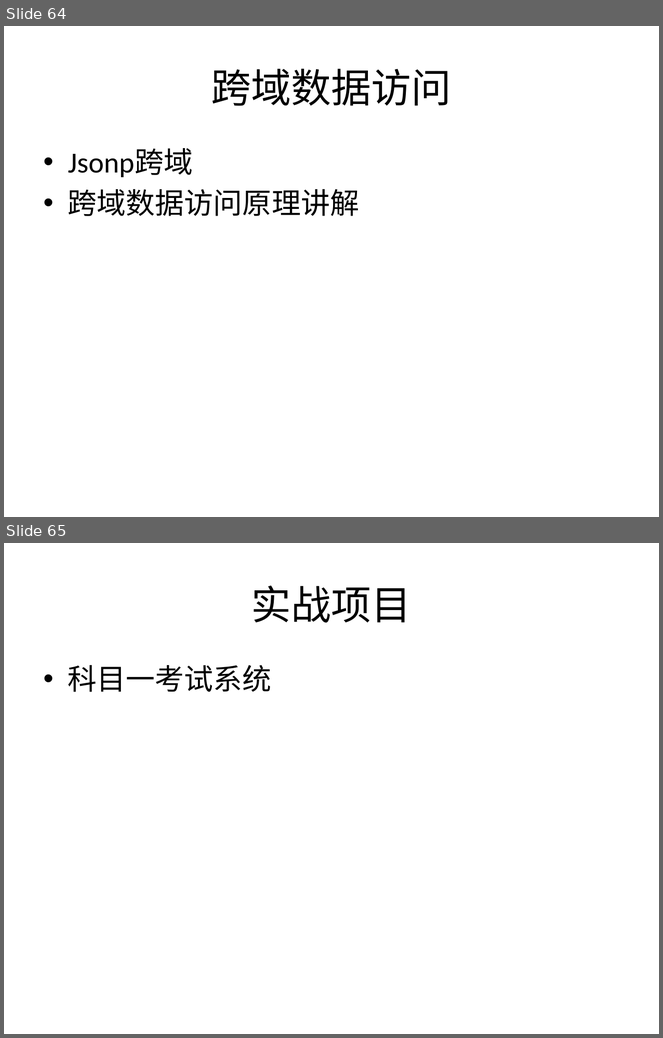
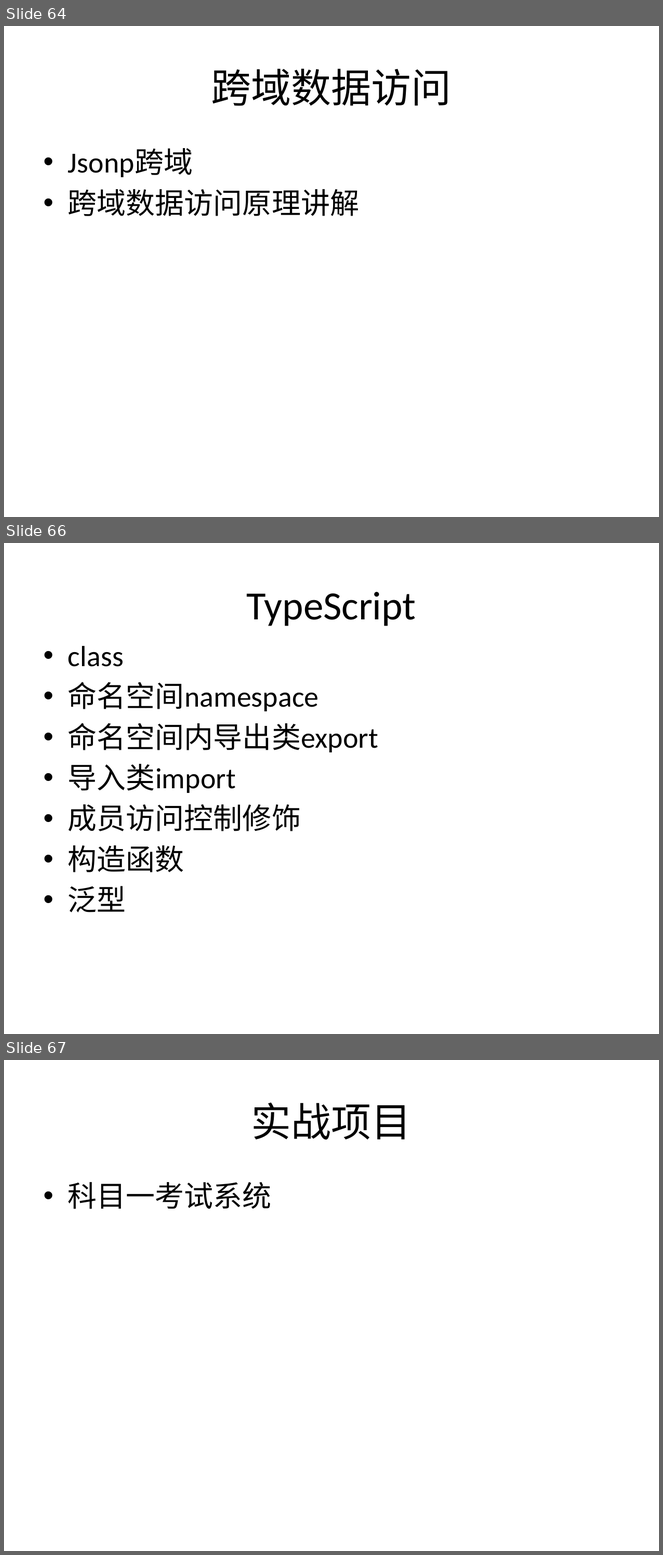
Before and after one commit to plter/HTML5Course20160612, a slide deck: Web前端教学记录.pptx. Shown one above the other, each under a label of ours: slides 64 and 65 before the commit, slides 64, 66 and 67 after it; the slides between them are not shown. The pictures are 663x1038 and 663x1555 pixels, drawn with LibreOffice and Linux fonts; fonts in the diff are those of the drawing. Boxes give left, top, right and bottom in pixels: in the first picture for what was removed or moved away, otherwise in the second. Text is boxed around its words. In the diff, an @@ line names an element or a change of style, - is before the commit and + after.

Commit message:
TypeScript讲解

```diff
--- a/Web前端教学记录.pptx
+++ b/Web前端教学记录.pptx
@@ slide 66 added at [4, 543, 659, 1034], background #FFFFFF @@
@@ title added at [247, 592, 416, 626], 44 pt, text #000000 @@
+TypeScript
@@ text added at [68, 646, 378, 913], 32 pt, text #000000 @@
+• class
+• 命名空间namespace
+• 命名空间内导出类export
+• 导入类import
+• 成员访问控制修饰
+• 构造函数
+• 泛型
@@ what was slide 65 is now slide 67 @@
```
Also in this commit, not shown: 1 other slide added, 10 other files.
